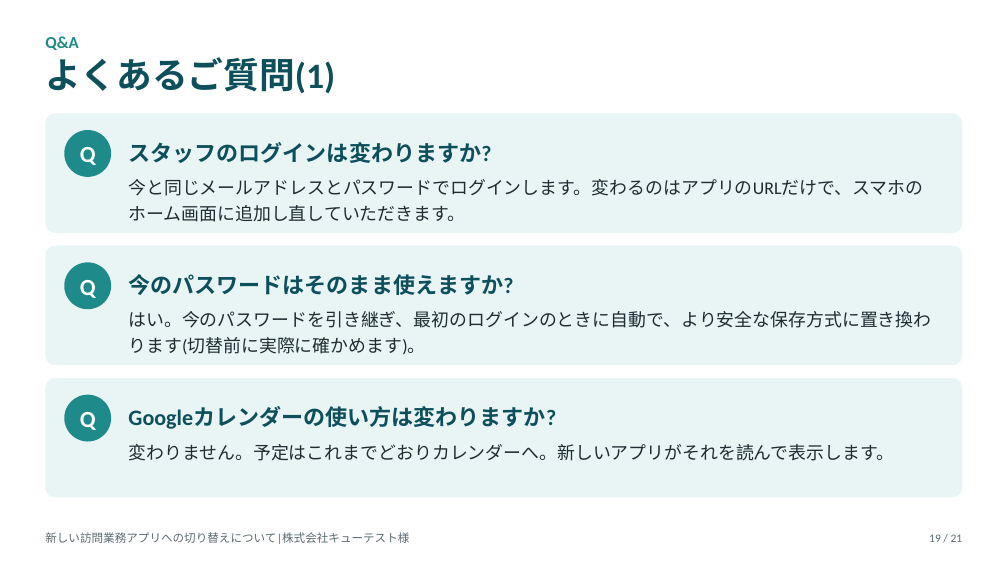
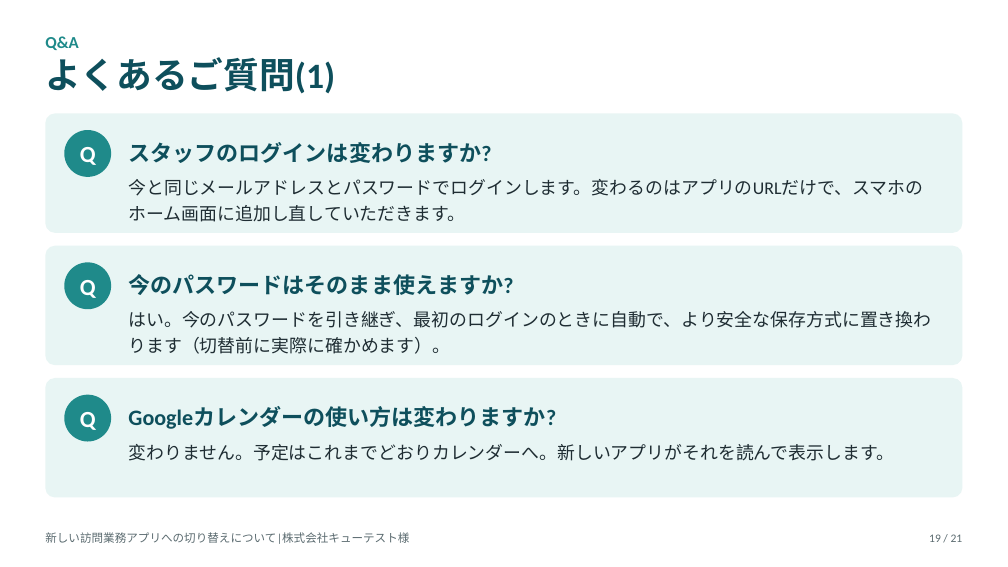
Before and after one commit to katahimo-dev/katahimo-app, a slide deck: slide 19 of doc/partner/新アプリ切替のご説明_キューテスト様.pptx. Drawn at 1008x567 pixels with LibreOffice and Linux fonts; fonts in the diff are those of the drawing. Boxes give left, top, right and bottom in pixels: in the first picture for what was removed or moved away, otherwise in the second. Text is boxed around its words. In the diff, an @@ line names an element or a change of style, - is before the commit and + after.

```diff
--- a/doc/partner/新アプリ切替のご説明_キューテスト様.pptx
+++ b/doc/partner/新アプリ切替のご説明_キューテスト様.pptx
@@ text at bbox=[128, 311, 931, 354]: text changed @@
-はい。今のパスワードを引き継ぎ、最初のログインのときに自動で、より安全な保存方式に置き換わります(切替前に実際に確かめます)。
+はい。今のパスワードを引き継ぎ、最初のログインのときに自動で、より安全な保存方式に置き換わります（切替前に実際に確かめます）。
```
Also in this commit, not shown: 17 other slides changed, 3 other files.
